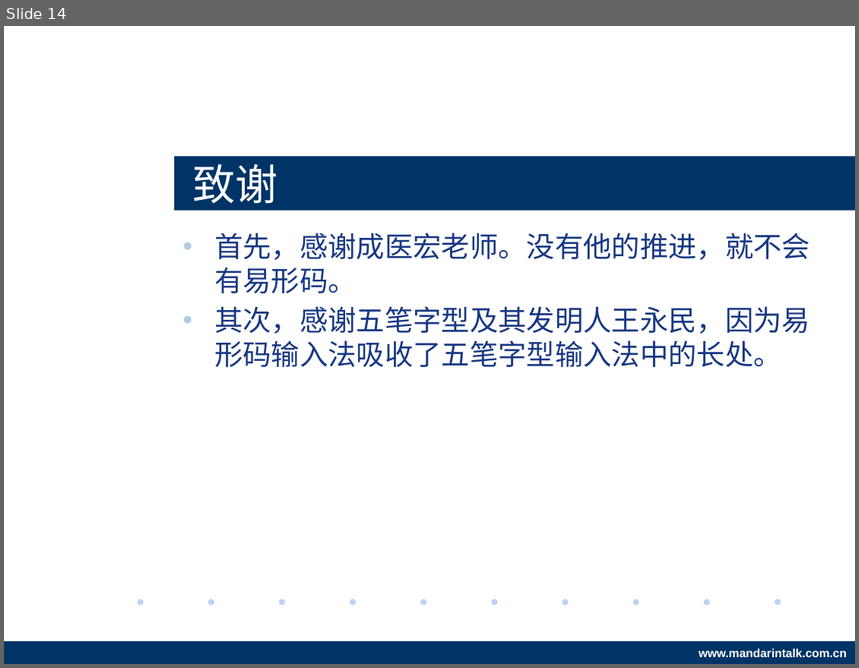
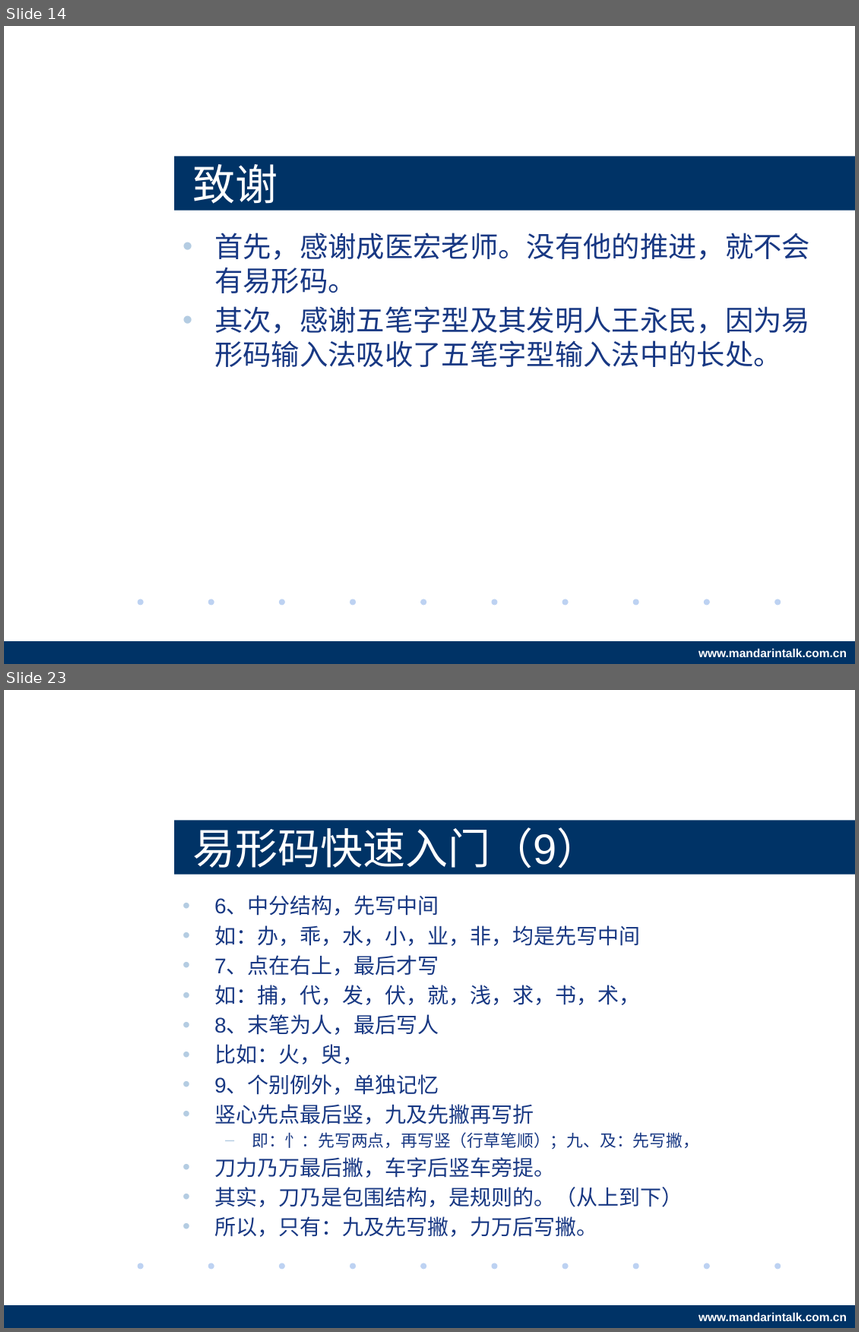
Before and after one commit to BardoQi/eShine, a slide deck: docs/project_summary.pptx. Shown one above the other, each under a label of ours: slide 14 before the commit, slides 14 and 23 after it; the slides between them are not shown. The pictures are 859x668 and 859x1332 pixels, drawn with LibreOffice and Linux fonts; fonts in the diff are those of the drawing; background and template pictures are left out. Boxes give left, top, right and bottom in pixels: in the first picture for what was removed or moved away, otherwise in the second. Text is boxed around its words. In the diff, an @@ line names an element or a change of style, - is before the commit and + after.

```diff
--- a/docs/project_summary.pptx
+++ b/docs/project_summary.pptx
@@ slide 23 added at (4, 690, 855, 1328), background #FFFFFF; not listed: 12 template elements that a slide beside it also shows @@
@@ title added at (174, 820, 855, 875), fill #003366, 36 pt, text #FFFFFF @@
+易形码快速入门（9）
@@ text added at (215, 897, 699, 1237), 18 pt, text #183883 @@
+• 6、中分结构，先写中间
+• 如：办，乖，水，小，业，非，均是先写中间
+• 7、点在右上，最后才写
+• 如：捕，代，发，伏，就，浅，求，书，术，
+• 8、末笔为人，最后写人
+• 比如：火，臾，
+• 9、个别例外，单独记忆
+• 竖心先点最后竖，九及先撇再写折
+  – 即：忄：先写两点，再写竖（行草笔顺）；九、及：先写撇，
+• 刀力乃万最后撇，车字后竖车旁提。
+• 其实，刀乃是包围结构，是规则的。（从上到下）
+• 所以，只有：九及先写撇，力万后写撇。
```
Also in this commit, not shown: 12 slides changed, 5 other slides added.
